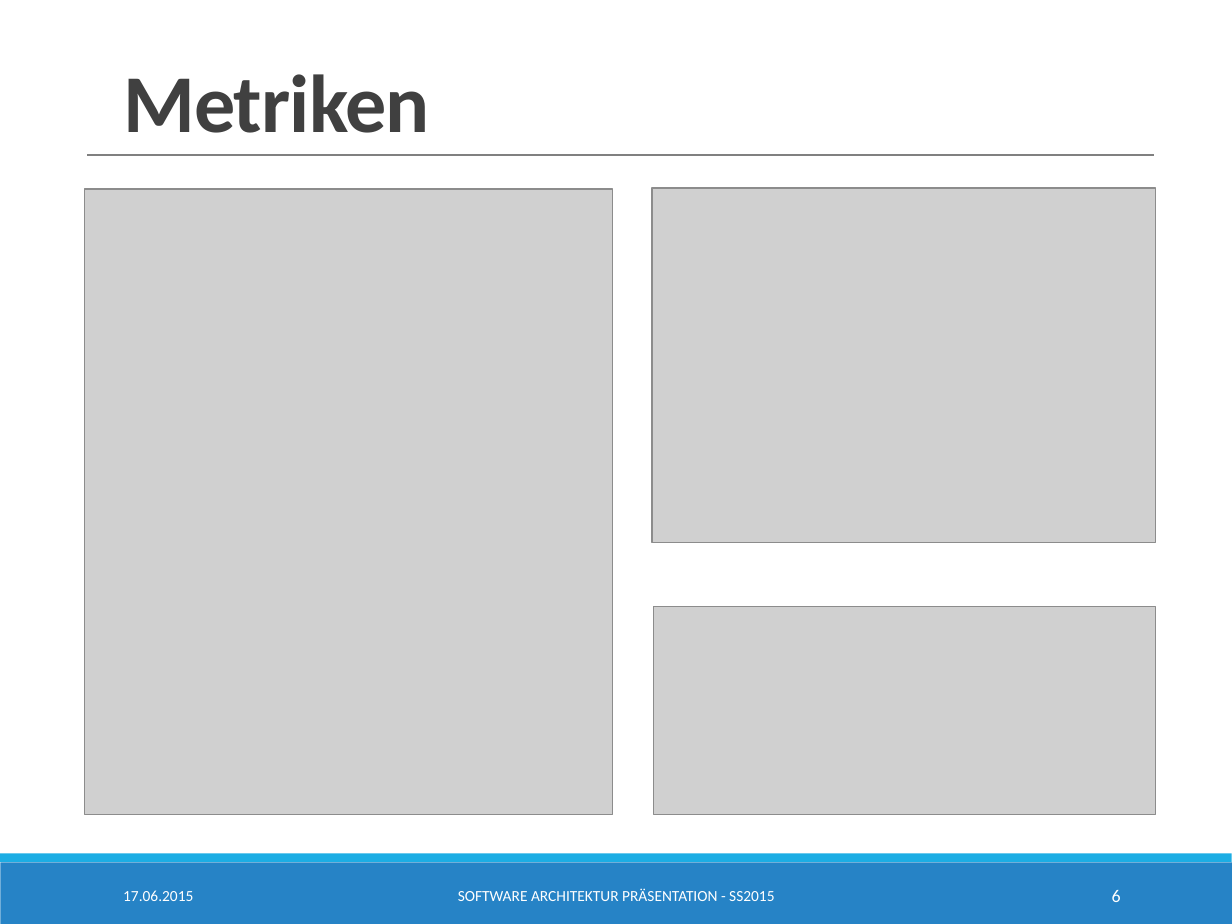
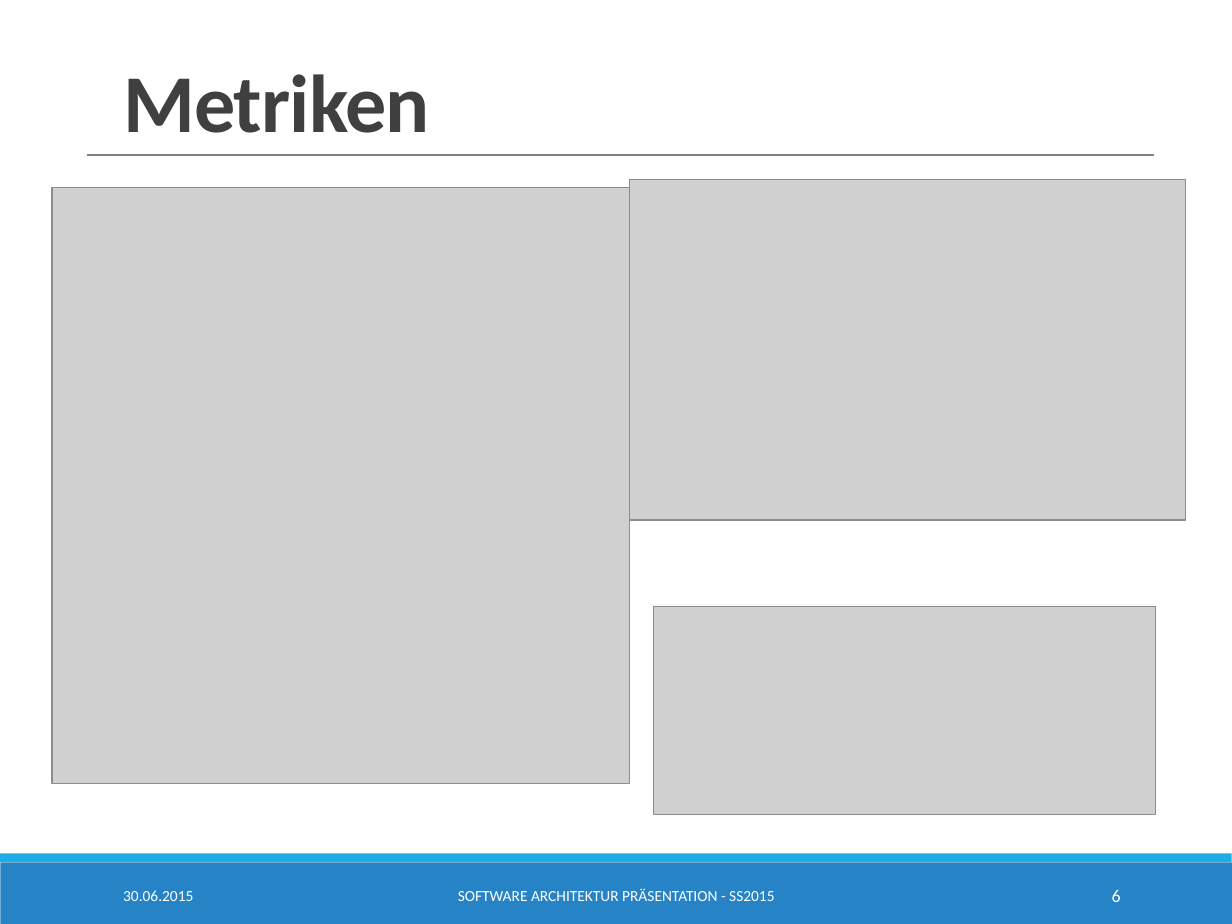
Before and after one commit to SimonBraun/de.htwg.se.mastermind, a slide deck: slide 6 of de.htwg.se.mastermind/Presentation.pptx. Drawn at 1232x924 pixels with LibreOffice and Linux fonts; fonts in the diff are those of the drawing; grey boxes stand for pictures. Boxes give left, top, right and bottom in pixels: in the first picture for what was removed or moved away, otherwise in the second. Text is boxed around its words. In the diff, an @@ line names an element or a change of style, - is before the commit and + after.

```diff
--- a/de.htwg.se.mastermind/Presentation.pptx
+++ b/de.htwg.se.mastermind/Presentation.pptx
@@ picture resized from (x1=85, y1=190, x2=612, y2=814) to (x1=52, y1=187, x2=630, y2=784) @@
@@ picture resized from (x1=652, y1=187, x2=1156, y2=542) to (x1=630, y1=180, x2=1185, y2=521) @@
@@ text at (x1=123, y1=890, x2=193, y2=901): text changed @@
-17.06.2015
+30.06.2015
```
Also in this commit, not shown: 11 other slides changed, 1 slide added.
